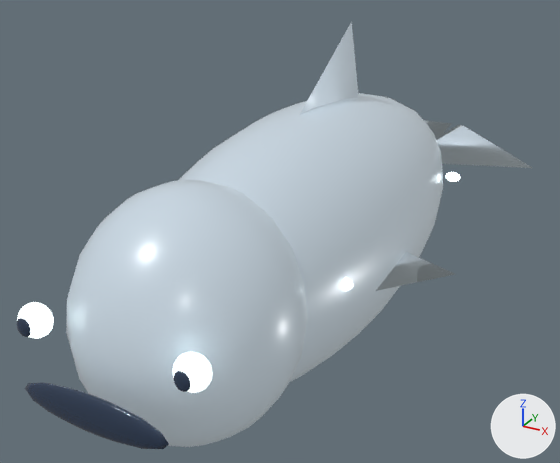
The Blender file assets/models/ocean/fish/glacier-tusk.blend, before and after one commit.
One viewpoint serves both versions: a camera (50 mm lens) standing at (2.02, -4.04, 1.94) and looking at (-0.3, 0.17, -0.16). Lighting does not change. The marker at lower right points along +X, +Y and +Z. The older version comes first.

Objects in the first picture: 'body', 'dorsal-fin-blade', 'head', 'mouth', 'swim-fin-1-blade', 'tail-lobe-1', 'weak-point-eye--1', 'weak-point-eye-1' and 5 more.
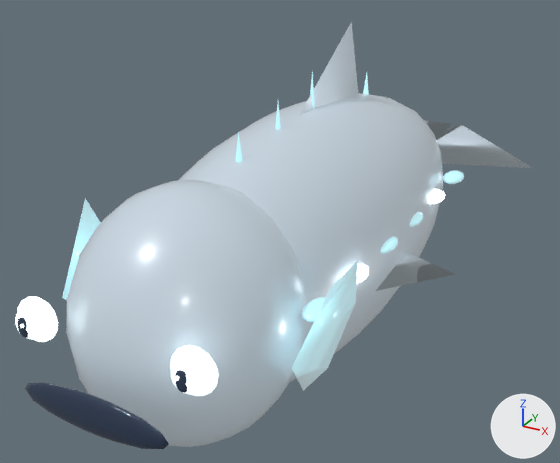
Where the newer file only moved an object's origin or applied its transform, the numbers keep the older frame.

Diff of the bpy script that builds the scene:
```diff
--- a/assets/models/ocean/fish/glacier-tusk.blend.py
+++ b/assets/models/ocean/fish/glacier-tusk.blend.py
@@ ob_weak_point_eye__1 @@
 ob_weak_point_eye__1.parent = ob_glacier_tusk
-ob_weak_point_eye__1.location = (-0.43, -1.89, 0.16)
+ob_weak_point_eye__1.location = (-0.43, -1.902, 0.16)
 ob_weak_point_eye__1.scale = (0.085, 0.075, 0.085)
@@ ob_weak_point_eye_1 @@
 ob_weak_point_eye_1.parent = ob_glacier_tusk
-ob_weak_point_eye_1.location = (0.43, -1.89, 0.16)
+ob_weak_point_eye_1.location = (0.43, -1.902, 0.16)
 ob_weak_point_eye_1.scale = (0.085, 0.075, 0.085)
@@ ob_cheek_blade_1 @@
+ob_cheek_blade_1 = bpy.data.objects.new('cheek-blade-1', me_cone_500)  # a 6-sided cone pointing to +z spanning x -0.87..0.87, y -1.0..1.0, z -1.0..1.0; in mat_glacier_tusk_accent (cyan #8ce9f6, glowing white #edfbff)
+ob_cheek_blade_1.parent = ob_glacier_tusk
+ob_cheek_blade_1.location = (0.67, -1.296, 0.02)
+ob_cheek_blade_1.rotation_euler = (1.571, 0.32, 0.0)  # degrees (90, 18, 0)
+ob_cheek_blade_1.scale = (0.08, 0.42, 0.19)
@@ ob_cheek_blade__1 @@
+ob_cheek_blade__1 = bpy.data.objects.new('cheek-blade--1', me_cone_500.copy())
+ob_cheek_blade__1.parent = ob_glacier_tusk
+ob_cheek_blade__1.location = (-0.67, -1.296, 0.02)
+ob_cheek_blade__1.rotation_euler = (1.571, -0.32, 0.0)  # degrees (90, -18, 0)
+ob_cheek_blade__1.scale = (0.08, 0.42, 0.19)
@@ ob_crown_spine_4 @@
+ob_crown_spine_4 = bpy.data.objects.new('crown-spine-4', me_cone_498)  # a 7-sided cone pointing to +z spanning x -0.97..0.97, y -0.9..1.0, z -1.0..1.0; in mat_glacier_tusk_accent (cyan #8ce9f6, glowing white #edfbff)
+ob_crown_spine_4.parent = ob_glacier_tusk
+ob_crown_spine_4.location = (0.0, 0.846, 0.55)
+ob_crown_spine_4.scale = (0.07, 0.07, 0.28)
@@ ob_crown_spine_2 @@
+ob_crown_spine_2 = bpy.data.objects.new('crown-spine-2', me_cone_498.copy())
+ob_crown_spine_2.parent = ob_glacier_tusk
+ob_crown_spine_2.location = (0.0, 0.018, 0.55)
+ob_crown_spine_2.scale = (0.07, 0.07, 0.44)
@@ ob_crown_spine_1 @@
+ob_crown_spine_1 = bpy.data.objects.new('crown-spine-1', me_cone_498.copy())
+ob_crown_spine_1.parent = ob_glacier_tusk
+ob_crown_spine_1.location = (0.0, -0.396, 0.55)
+ob_crown_spine_1.scale = (0.07, 0.07, 0.36)
@@ ob_crown_spine_0 @@
+ob_crown_spine_0 = bpy.data.objects.new('crown-spine-0', me_cone_498.copy())
+ob_crown_spine_0.parent = ob_glacier_tusk
+ob_crown_spine_0.location = (0.0, -0.81, 0.55)
+ob_crown_spine_0.scale = (0.07, 0.07, 0.28)
@@ ob_scale_1_5 @@
+ob_scale_1_5 = bpy.data.objects.new('scale-1-5', me_sphere_960)  # a UV sphere (10 segments, 5 rings, poles along z) spanning x -0.9..0.9, y -0.95..0.95, z -1.0..1.0; in mat_glacier_tusk_accent (cyan #8ce9f6, glowing white #edfbff)
+ob_scale_1_5.parent = ob_glacier_tusk
+ob_scale_1_5.location = (0.616, 1.008, 0.12)
+ob_scale_1_5.scale = (0.07, 0.12, 0.035)
@@ ob_scale_1_4 @@
+ob_scale_1_4 = bpy.data.objects.new('scale-1-4', me_sphere_958)  # a UV sphere (10 segments, 5 rings, poles along z) spanning x -0.9..0.9, y -0.95..0.95, z -1.0..1.0; in mat_glacier_tusk_biolight (white #edfbff, glowing white #edfbff)
+ob_scale_1_4.parent = ob_glacier_tusk
+ob_scale_1_4.location = (0.616, 0.583, 0.12)
+ob_scale_1_4.scale = (0.07, 0.12, 0.035)
@@ ob_scale_1_3 @@
+ob_scale_1_3 = bpy.data.objects.new('scale-1-3', me_sphere_960.copy())
+ob_scale_1_3.parent = ob_glacier_tusk
+ob_scale_1_3.location = (0.616, 0.158, 0.12)
+ob_scale_1_3.scale = (0.07, 0.12, 0.035)
@@ ob_scale_1_2 @@
+ob_scale_1_2 = bpy.data.objects.new('scale-1-2', me_sphere_960.copy())
+ob_scale_1_2.parent = ob_glacier_tusk
+ob_scale_1_2.location = (0.616, -0.266, 0.12)
+ob_scale_1_2.scale = (0.07, 0.12, 0.035)
@@ ob_scale_1_1 @@
+ob_scale_1_1 = bpy.data.objects.new('scale-1-1', me_sphere_952)  # a UV sphere (10 segments, 5 rings, poles along z) spanning x -0.9..0.9, y -0.95..0.95, z -1.0..1.0; in mat_glacier_tusk_biolight (white #edfbff, glowing white #edfbff)
+ob_scale_1_1.parent = ob_glacier_tusk
+ob_scale_1_1.location = (0.616, -0.691, 0.12)
+ob_scale_1_1.scale = (0.07, 0.12, 0.035)
@@ ob_scale_1_0 @@
+ob_scale_1_0 = bpy.data.objects.new('scale-1-0', me_sphere_960.copy())
+ob_scale_1_0.parent = ob_glacier_tusk
+ob_scale_1_0.location = (0.616, -1.116, 0.12)
+ob_scale_1_0.scale = (0.07, 0.12, 0.035)
@@ ob_eye_glow_1 @@
+ob_eye_glow_1 = bpy.data.objects.new('eye-glow-1', me_sphere_505.copy())  # the mesh of ob_weak_point_eye_1
+ob_eye_glow_1.parent = ob_glacier_tusk
+ob_eye_glow_1.location = (0.43, -1.878, 0.16)
+ob_eye_glow_1.scale = (0.112, 0.06, 0.112)
@@ ob_eye_glow__1 @@
+ob_eye_glow__1 = bpy.data.objects.new('eye-glow--1', me_sphere_505.copy())  # the mesh of ob_weak_point_eye_1
+ob_eye_glow__1.parent = ob_glacier_tusk
+ob_eye_glow__1.location = (-0.43, -1.878, 0.16)
+ob_eye_glow__1.scale = (0.112, 0.06, 0.112)
```

Location of each change, [x1, y1, x2, y2] in pixels of the pictures (560 x 463 px):
'cheek-blade-1', added
    after: [292, 260, 358, 391]
'weak-point-eye-1', moved
    before: [172, 352, 213, 393]
    after: [171, 357, 205, 394]
'cheek-blade--1', added
    after: [62, 198, 101, 300]
'weak-point-eye--1', moved
    before: [17, 302, 54, 339]
    after: [15, 306, 44, 340]
'eye-glow-1', added
    after: [170, 345, 219, 396]
'eye-glow--1', added
    after: [17, 296, 58, 342]
'scale-1-0', added
    after: [302, 297, 326, 322]
'scale-1-5', added
    after: [443, 170, 464, 184]
'scale-1-1', added
    after: [341, 264, 369, 283]
'scale-1-2', added
    after: [381, 237, 398, 253]
'scale-1-4', added
    after: [429, 189, 445, 204]
'scale-1-3', added
    after: [410, 212, 423, 227]
'crown-spine-0', added (mostly hidden)
    after: [236, 132, 243, 162]
'crown-spine-1', added (mostly hidden)
    after: [275, 103, 281, 129]
'crown-spine-4', added (mostly hidden)
    after: [363, 73, 369, 95]
